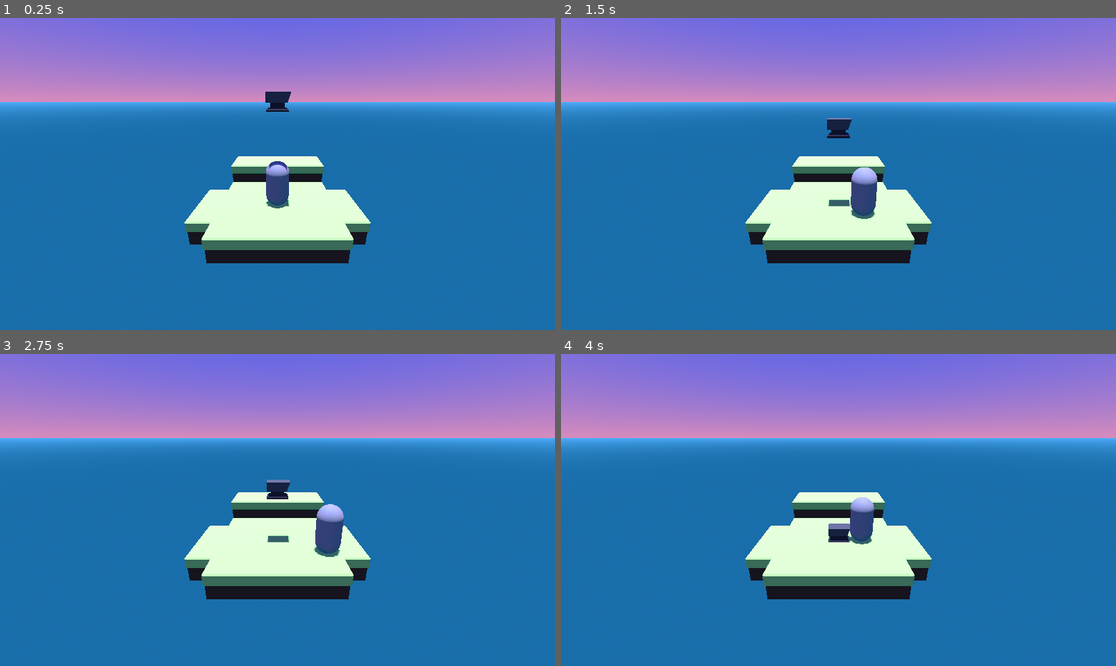
Above: before the commit, frames 1-4 (two rows, left to right).
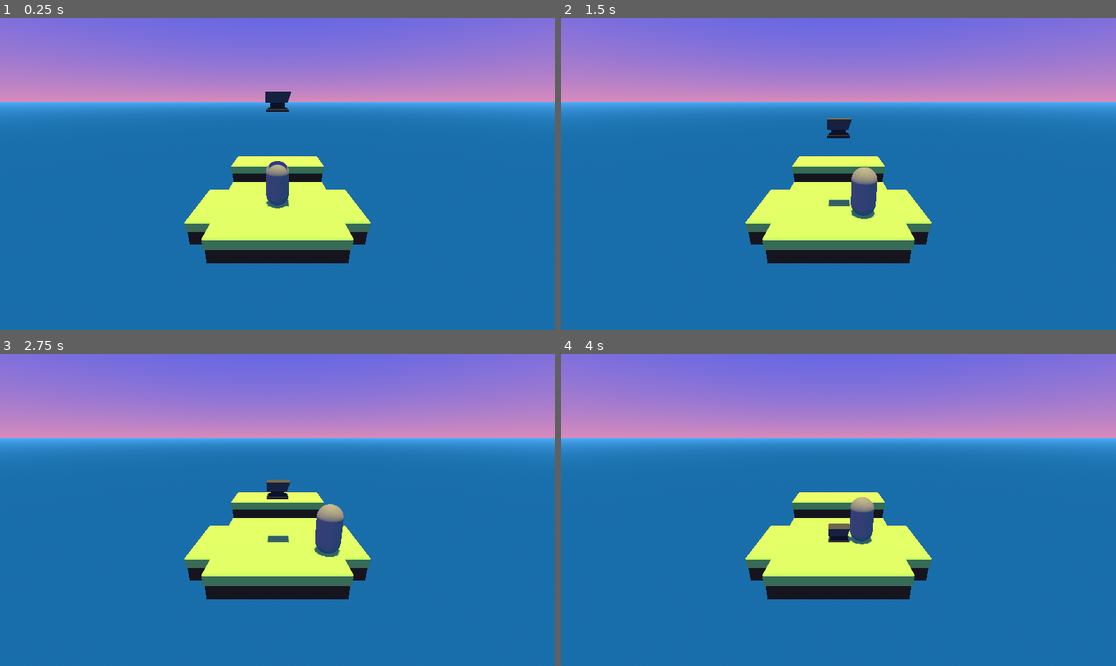
Above: after the commit, the same moments.

Repository: shamotte/rpg-death-jam
Game: Godot game, scene res://scenes/main_scene.tscn
Same seed, same stepped clock (60 frames per second), same inputs: the game is played once before the commit and once after it.
Inputs:
- Up to frame 1 (0.25 s): no input
- Up to frame 2 (1.5 s): tap Enter at 0.5 s; hold Right (move_right) 0.53-1.28 s; tap Space at 0.77, 1.25 s; hold Down (move_down) from 1.28 s (still down)
- Up to frame 3 (2.75 s): tap Space at 1.52 s; tap Enter at 2 s; release Down (move_down) at 2.03 s; hold Right (move_right) from 2.03 s (still down)
- Up to frame 4 (4 s): tap Space at 2.75, 3.02, 3.77 s; release Right (move_right) at 2.78 s; hold Up (move_up) 2.78-3.53 s; tap Enter at 3.5 s; hold Left (move_left) from 3.53 s (still down)

The runs differ from the first frame. In frame 1, 5.3% of the frame differs, in the area x 33-67%, y 29-72%; in frame 2, 5.2%; in frame 3, 5.1%; in frame 4, 5.2%.

Commit message:
Sunlight color tweak

Diff:
--- a/scenes/main_scene.tscn
+++ b/scenes/main_scene.tscn
@@ -32,6 +32,7 @@
 
 [node name="Sun" type="DirectionalLight3D" parent="."]
 transform = Transform3D(1, 0, 0, 0, -4.37114e-08, 1, 0, -1, -4.37114e-08, 0, 12.9584, 0)
+light_color = Color(0.999787, 0.86806, 0, 1)
 shadow_enabled = true
 
 [node name="Camera3D" type="Camera3D" parent="."]
